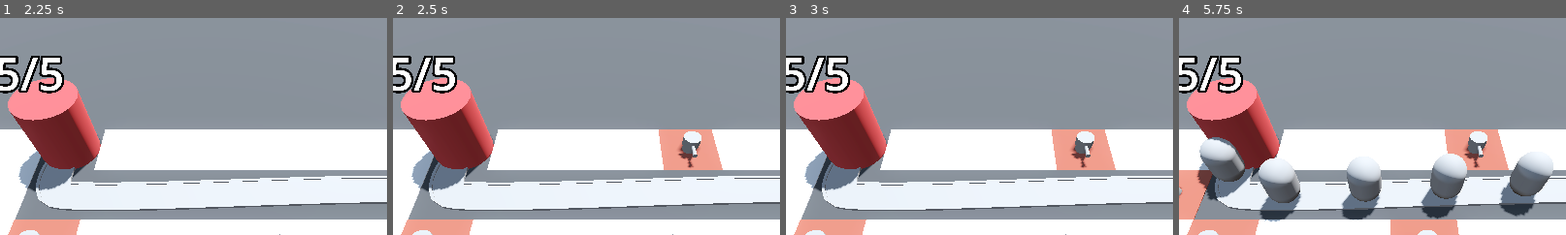
Above: before the commit, frames 1-4 (left to right).
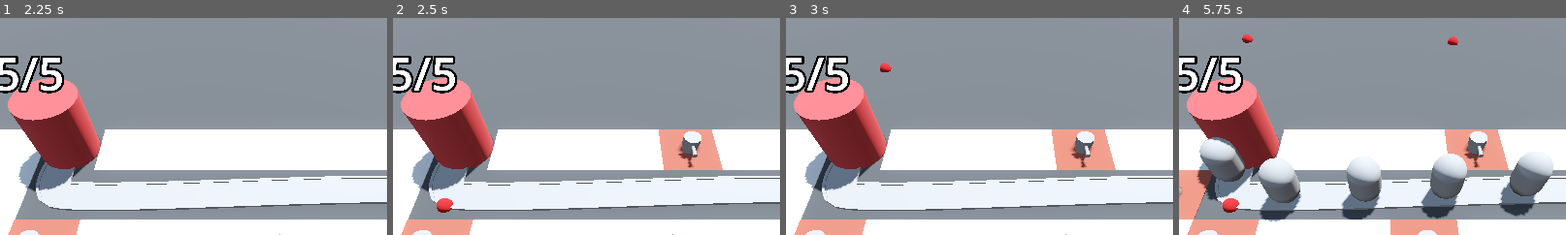
Above: after the commit, the same moments.

Repository: vibrunazo/godot-barbarian
Game: Godot game, scene res://levels/base_level.tscn
The game is run twice, just before and just after one commit, with the same random seed, the same clock (stepped at 60 frames per second) and the same inputs.
Inputs (mouse positions are % of the whole screen's width and height, from its top left):
- Up to frame 1 (2.25 s): tap Enter at 0.5 s; move the mouse to (72, 45) at 0.52 s; press the mouse at (72, 45) at 0.53 s; move the mouse to (30, 55) at 1.27 s; release the mouse at (30, 55) at 1.28 s; click (30, 55) at 1.35 s; move the mouse to (60, 28) at 2.02 s; hold S (toggle_speed) from 2.03 s (still down)
- Up to frame 2 (2.5 s): keep holding S (toggle_speed); click (60, 28) at 2.3 s
- Up to frame 3 (3 s): move the mouse to (45, 70) at 2.77 s; release S (toggle_speed) at 2.78 s; click (45, 70) at 2.85 s
- Up to frame 4 (5.75 s): move the mouse to (80, 65) at 3.52 s; press the mouse at (80, 65) at 3.53 s; move the mouse to (20, 35) at 4.27 s; release the mouse at (20, 35) at 4.28 s; tap S (toggle_speed) at 4.35 s; click (20, 35) at 4.55 s; move the mouse to (55, 50) at 5.02 s; press the mouse at (55, 50) at 5.03 s
The pictures show only the part of the screen within x 23-73%, y 0-50%; the shares and areas given below are measured in that part.

Frame 1 is identical in both runs. In frame 2, 0.2% of the frame differs, in the area x 11-16%, y 83-90%; in frame 3, 0.1%; in frame 4, 0.4%, in the area x 11-73%, y 7-90%.

Commit message:
47. Making Projectiles

Diff:
--- a/camera/ray_picker_camera.gd
+++ b/camera/ray_picker_camera.gd
@@ -3,10 +3,6 @@
 @export var turret_manager: TurretManager
 
 @onready var ray_cast: RayCast3D = $RayCast3D
-
-# Called when the node enters the scene tree for the first time.
-func _ready() -> void:
-	pass # Replace with function body.
 
 
 # Called every frame. 'delta' is the elapsed time since the previous frame.
@@ -29,7 +25,7 @@
 	if collider is GridMap:
 		var collision_point: Vector3 = ray_cast.get_collision_point()
 		var cell: Vector3i = collider.local_to_map(collision_point)
-		printt(cell, collider.get_cell_item(cell))
+		#printt(cell, collider.get_cell_item(cell))
 		if collider.get_cell_item(cell) == 0:
 			collider.set_cell_item(cell, 1)
 			var cell_position: Vector3 = collider.map_to_local(cell) + collider.global_position
--- /dev/null
+++ b/turret/projectile.gd
@@ -0,0 +1,8 @@
+extends Area3D
+
+@export var speed: float = 30.0
+
+var direction: Vector3 = Vector3.FORWARD
+
+func _physics_process(delta: float) -> void:
+	position += delta * direction * speed
--- /dev/null
+++ b/turret/projectile.tscn
@@ -0,0 +1,21 @@
+[gd_scene load_steps=5 format=3 uid="uid://b1sjf600w03h5"]
+
+[ext_resource type="Script" path="res://turret/projectile.gd" id="1_uitcw"]
+
+[sub_resource type="StandardMaterial3D" id="StandardMaterial3D_8prox"]
+albedo_color = Color(0.65, 0.1105, 0.1105, 1)
+
+[sub_resource type="SphereMesh" id="SphereMesh_68h35"]
+material = SubResource("StandardMaterial3D_8prox")
+
+[sub_resource type="SphereShape3D" id="SphereShape3D_oa6a7"]
+
+[node name="Projectile" type="Area3D"]
+top_level = true
+script = ExtResource("1_uitcw")
+
+[node name="MeshInstance3D" type="MeshInstance3D" parent="."]
+mesh = SubResource("SphereMesh_68h35")
+
+[node name="CollisionShape3D" type="CollisionShape3D" parent="."]
+shape = SubResource("SphereShape3D_oa6a7")
--- /dev/null
+++ b/turret/turret.gd
@@ -0,0 +1,24 @@
+extends Node3D
+
+@export var projectile_scene: PackedScene
+
+@onready var attack_timer: Timer = $AttackTimer
+
+# Called when the node enters the scene tree for the first time.
+func _ready() -> void:
+	print('turret created')
+	attack_timer.timeout.connect(_on_attack_timer)
+	attack_timer.start()
+
+# Called every frame. 'delta' is the elapsed time since the previous frame.
+func _process(delta: float) -> void:
+	pass
+
+func spawn_projectile() -> void:
+	var new_projectile: Area3D = projectile_scene.instantiate() as Area3D
+	add_child(new_projectile)
+	new_projectile.global_position = global_position
+
+func _on_attack_timer() -> void:
+	print('attack')
+	spawn_projectile()
--- a/turret/turret.tscn
+++ b/turret/turret.tscn
@@ -1,4 +1,7 @@
-[gd_scene load_steps=4 format=3 uid="uid://dca1j4a74265h"]
+[gd_scene load_steps=6 format=3 uid="uid://dca1j4a74265h"]
+
+[ext_resource type="Script" path="res://turret/turret.gd" id="1_8dd1i"]
+[ext_resource type="PackedScene" uid="uid://b1sjf600w03h5" path="res://turret/projectile.tscn" id="2_drjga"]
 
 [sub_resource type="CylinderMesh" id="CylinderMesh_f3tg3"]
 height = 1.0
@@ -14,6 +17,8 @@
 height = 1.0
 
 [node name="Turret" type="Node3D"]
+script = ExtResource("1_8dd1i")
+projectile_scene = ExtResource("2_drjga")
 
 [node name="TurretBase" type="MeshInstance3D" parent="."]
 transform = Transform3D(1, 0, 0, 0, 1, 0, 0, 0, 1, 0, 0.5, 0)
@@ -26,3 +31,5 @@
 [node name="Barrel" type="MeshInstance3D" parent="TurretBase/TurretTop"]
 transform = Transform3D(1, 0, 0, 0, -4.37114e-08, -1, 0, 1, -4.37114e-08, 0, 0, 1)
 mesh = SubResource("CylinderMesh_w5cyf")
+
+[node name="AttackTimer" type="Timer" parent="."]
